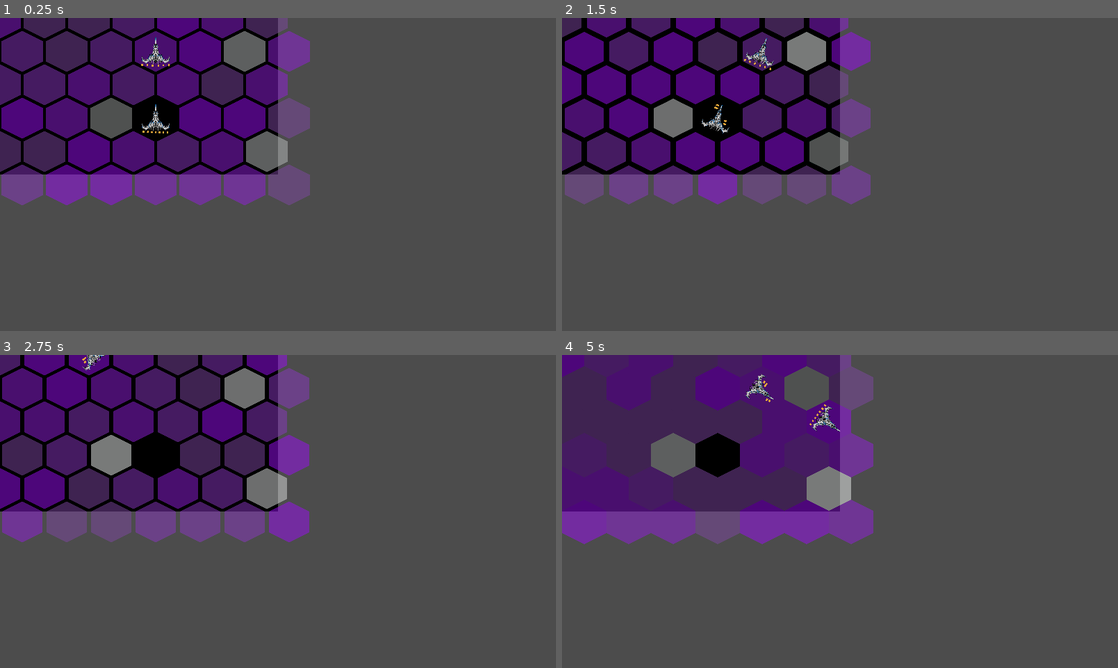
Above: before the commit, frames 1-4 (two rows, left to right).
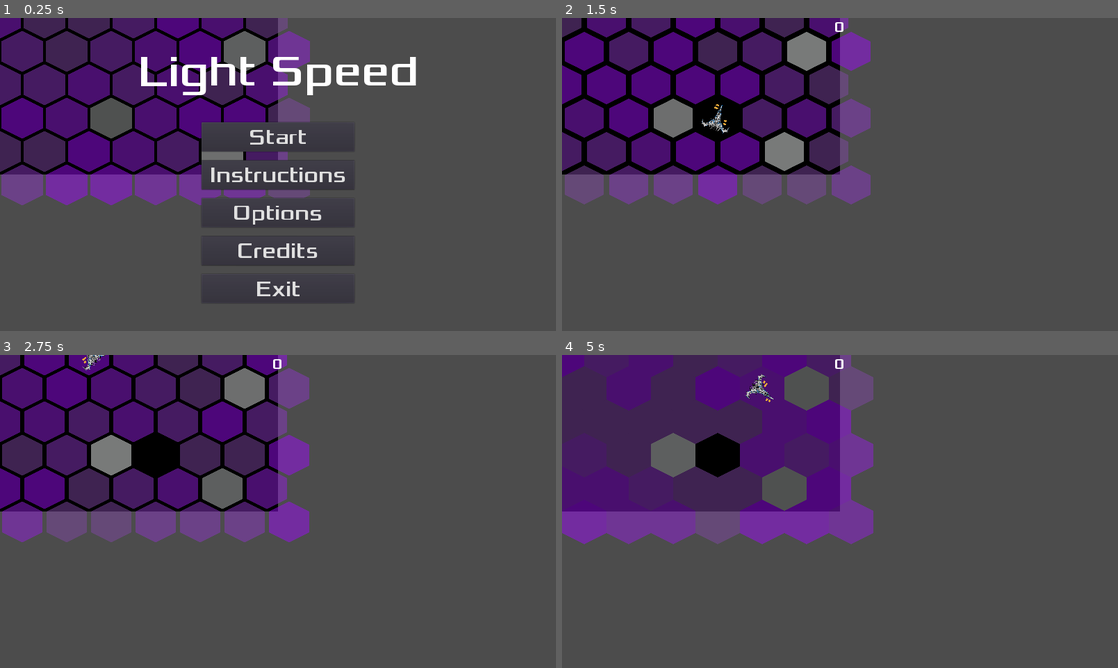
Above: after the commit, the same moments.

Repository: jacknick7/light-speed
Game: Godot game, scene res://Level.tscn
Same seed, same stepped clock (60 frames per second), same inputs: the game is played once before the commit and once after it. The project has no main scene, so this scene is started directly.
Inputs (mouse positions are in pixels of both pictures, inside the frame that each line leads up to):
- Up to frame 1 (0.25 s): no input
- Up to frame 2 (1.5 s): click (840, 136) at 0.5 s, where only the run after the commit has a clickable "Start"; hold Right (ui_right) from 1.28 s (still down); tap Tab (ui_focus_next) at 1.35 s
- Up to frame 3 (2.75 s): tap Space (ui_select) at 1.52, 1.55, 1.82, 2.1, 2.27, 2.57 s; release Right (ui_right) at 2.03 s; hold Left (ui_left) from 2.03 s (still down); tap Tab (ui_focus_next) at 2.3 s
- Up to frame 4 (5 s): release Left (ui_left) at 2.78 s; hold Right (ui_right) 2.78-4.28 s; tap Tab (ui_focus_next) at 2.85, 3.6 s; tap Space (ui_select) at 3.05, 3.77, 4.07, 4.35, 4.52, 4.82 s; hold Left (ui_left) from 4.28 s (still down)

The runs differ from the first frame. In frame 1, 7.6% of the frame differs, in the area x 24-75%, y 6-89%; in frame 2, 1.5%; in frame 3, 1.5%; in frame 4, 1.9%.

Commit message:
changed multiple functions related to start_game()

Diff:
--- a/light-speed/HUD.tscn
+++ b/light-speed/HUD.tscn
@@ -57,9 +57,9 @@
 }
 
 [node name="StartButton" type="Button" parent="VBoxContainer"]
-margin_right = 519.0
+margin_right = 440.0
 margin_bottom = 84.0
-custom_fonts/font = SubResource( 2 )
+custom_fonts/font = SubResource( 3 )
 text = "Start"
 __meta__ = {
 "_edit_use_anchors_": false
@@ -67,9 +67,9 @@
 
 [node name="InstructionsButton" type="Button" parent="VBoxContainer"]
 margin_top = 109.0
-margin_right = 519.0
+margin_right = 440.0
 margin_bottom = 193.0
-custom_fonts/font = SubResource( 2 )
+custom_fonts/font = SubResource( 3 )
 text = "Instructions"
 __meta__ = {
 "_edit_use_anchors_": false
@@ -77,9 +77,9 @@
 
 [node name="OptionsButton" type="Button" parent="VBoxContainer"]
 margin_top = 218.0
-margin_right = 519.0
+margin_right = 440.0
 margin_bottom = 302.0
-custom_fonts/font = SubResource( 2 )
+custom_fonts/font = SubResource( 3 )
 text = "Options"
 __meta__ = {
 "_edit_use_anchors_": false
@@ -87,9 +87,9 @@
 
 [node name="CreditsButton" type="Button" parent="VBoxContainer"]
 margin_top = 327.0
-margin_right = 519.0
+margin_right = 440.0
 margin_bottom = 411.0
-custom_fonts/font = SubResource( 2 )
+custom_fonts/font = SubResource( 3 )
 text = "Credits"
 __meta__ = {
 "_edit_use_anchors_": false
@@ -97,9 +97,9 @@
 
 [node name="ExitButton" type="Button" parent="VBoxContainer"]
 margin_top = 436.0
-margin_right = 519.0
+margin_right = 440.0
 margin_bottom = 520.0
-custom_fonts/font = SubResource( 2 )
+custom_fonts/font = SubResource( 3 )
 text = "Exit"
 __meta__ = {
 "_edit_use_anchors_": false
--- a/light-speed/Level.tscn
+++ b/light-speed/Level.tscn
@@ -1,9 +1,10 @@
-[gd_scene load_steps=5 format=2]
+[gd_scene load_steps=6 format=2]
 
 [ext_resource path="res://Background.tscn" type="PackedScene" id=1]
 [ext_resource path="res://Player.tscn" type="PackedScene" id=2]
 [ext_resource path="res://HexagonMatrix.tscn" type="PackedScene" id=3]
 [ext_resource path="res://scripts/Level.gd" type="Script" id=4]
+[ext_resource path="res://HUD.tscn" type="PackedScene" id=5]
 
 [node name="Level" type="Node"]
 script = ExtResource( 4 )
@@ -17,4 +18,7 @@
 [node name="Timer" type="Timer" parent="."]
 wait_time = 5.0
 
+[node name="HUD" parent="." instance=ExtResource( 5 )]
+
 [connection signal="timeout" from="Timer" to="." method="_on_Timer_timeout"]
+[connection signal="start_game" from="HUD" to="." method="start_game"]
--- a/light-speed/Player.tscn
+++ b/light-speed/Player.tscn
@@ -47,6 +47,7 @@
 scale = Vector2( 0.1, 0.1 )
 frames = SubResource( 1 )
 animation = "turn_right"
+frame = 1
 playing = true
 
 [node name="CollisionShape2D" type="CollisionShape2D" parent="PlayerShip"]
@@ -56,5 +57,4 @@
 scale = Vector2( 0.1, 0.1 )
 frames = SubResource( 3 )
 animation = "idle"
-frame = 1
 playing = true
--- a/light-speed/scripts/HUD.gd
+++ b/light-speed/scripts/HUD.gd
@@ -36,9 +36,7 @@
 	$VBoxContainer.hide()
 	$TitleLabel.hide()
 	$ScoreLabel.show()
-	emit_signal("start_game", true)
-	yield(get_tree().create_timer(1), "timeout")
-	show_game_over()
+	emit_signal("start_game", false)
 
 
 func _on_MessageTimer_timeout():
--- a/light-speed/scripts/HexagonMatrix.gd
+++ b/light-speed/scripts/HexagonMatrix.gd
@@ -3,21 +3,19 @@
 
 export (PackedScene) var Hexagon
 var hexagon_matrix = []
+var hexagons_n
+var hexagons_m
 
 enum {DAMAGE, SCORE_0, SCORE_1, SCORE_2, EMPTY}
 var hexagon_prob = [DAMAGE,DAMAGE,DAMAGE,DAMAGE,DAMAGE,DAMAGE,DAMAGE,SCORE_0,
 SCORE_1,SCORE_2,DAMAGE,DAMAGE,DAMAGE,DAMAGE,DAMAGE,DAMAGE,DAMAGE]
 
 
-#func _ready():
-#	build_matrix()
-
-
 # TODO: find out why get_viewport().size returns inacurate data when resolution is > 1080p
 func build_matrix():
 	var screen_size = get_viewport().size
-	var hexagons_n = int(screen_size.y / 96) + 1
-	var hexagons_m = int(screen_size.x / 128) + 1
+	hexagons_n = int(screen_size.y / 96) + 1
+	hexagons_m = int(screen_size.x / 128) + 1
 	#print("y: " + str(screen_size.y) + ' ' + str((hexagons_n-1)*96) + ' ' + str(hexagons_n))
 	#print("x: " + str(screen_size.x) + ' ' + str((hexagons_m-1)*128) + ' ' + str(hexagons_m))
 	if screen_size.x - ((hexagons_m - 1) * 128) - 64 > 0:
@@ -26,8 +24,6 @@
 		hexagons_n += 1
 	#print("y: " + str(screen_size.y) + ' ' + str((hexagons_n-1)*96) + ' ' + str(hexagons_n))
 	#print("x: " + str(screen_size.x) + ' ' + str((hexagons_m-1)*128) + ' ' + str(hexagons_m))
-	var mid_y = int(hexagons_n / 2)
-	var mid_x = int(hexagons_m / 2)
 	for i in range(hexagons_n):
 		for j in range(hexagons_m):
 			var hexagon = Hexagon.instance()
@@ -36,16 +32,19 @@
 				pos_x += 64
 			var pos_y = i * 96
 			hexagon.position = Vector2(pos_x,pos_y)
-			if i == mid_y && j == mid_x:
-				hexagon.set_type(EMPTY)
-			else:
-				hexagon.set_type(make_choice())
+			hexagon.set_type(make_choice())
 			hexagon_matrix.append(hexagon)
 			add_child(hexagon)
-	var ini_pos = Vector2(mid_x * 128, mid_y * 96)
-	if mid_y % 2 != 0:  # Add displacement of hexagon's center if row is even
+	var ini_pos = Vector2(int(hexagons_m / 2) * 128, int(hexagons_n / 2) * 96)
+	if int(hexagons_n / 2) % 2 != 0:  # Add displacement of hexagon's center if row is even
 		ini_pos.x += 64
 	return ini_pos
+
+
+func start_game():
+	var mid_y = int(hexagons_n / 2)
+	var mid_x = int(hexagons_m / 2)
+	hexagon_matrix[mid_y * hexagons_m + mid_x].set_type(EMPTY)
 
 
 func make_choice():
--- a/light-speed/scripts/Level.gd
+++ b/light-speed/scripts/Level.gd
@@ -7,13 +7,14 @@
 func _ready():
 	randomize()
 	ini_position = $HexagonMatrix.build_matrix()
-	$Player.set_position(ini_position)
 	print(str(ini_position))
 
 
-func _process(_delta):
-	if Input.is_action_just_pressed("ui_focus_next"):
-		$Timer.start()
+func start_game(easy):
+	print(easy)
+	$HexagonMatrix.start_game()
+	$Player.start_game(easy, ini_position)
+	$Timer.start()
 
 
 func _on_Timer_timeout():
--- a/light-speed/scripts/Player.gd
+++ b/light-speed/scripts/Player.gd
@@ -1,6 +1,6 @@
 extends Node
 
-
+var easy
 var velocity
 const max_velocity = 0.125
 
@@ -8,7 +8,10 @@
 func _ready():
 	$PlayerShip/AnimatedSprite.animation = "idle"
 	velocity = 0
+	easy = true
 	update_position_easy()
+	$PlayerShip.hide()
+	$PlayerShipNext.hide()
 
 
 # TODO: adjust the multipliers to delta for best inherce feeling & control
@@ -16,7 +19,8 @@
 func _process(delta):
 	if Input.is_action_just_pressed("ui_select"):
 		$PlayerShip.position += new_position()
-		update_position_easy()
+		if easy:
+			update_position_easy()
 	elif Input.is_action_pressed("ui_right"):
 		$PlayerShip/AnimatedSprite.animation = "turn_left"
 		velocity = min(velocity + (delta * 0.25), max_velocity)
@@ -36,7 +40,8 @@
 			$PlayerShip.rotation -= 2 * PI
 		elif $PlayerShip.rotation < 0:
 			$PlayerShip.rotation += 2 * PI
-		update_position_easy()
+		if easy:
+			update_position_easy()
 	#print(str(rotation))
 
 
@@ -78,6 +83,10 @@
 	return new_pos
 
 
-func set_position(pos):
+func start_game(dif, pos):
+	easy = dif
 	$PlayerShip.position = pos
-	update_position_easy()
+	$PlayerShip.show()
+	if easy:
+		$PlayerShipNext.show()
+		update_position_easy()
Not shown: 2 places in light-speed/HUD.tscn that only renumber resources
